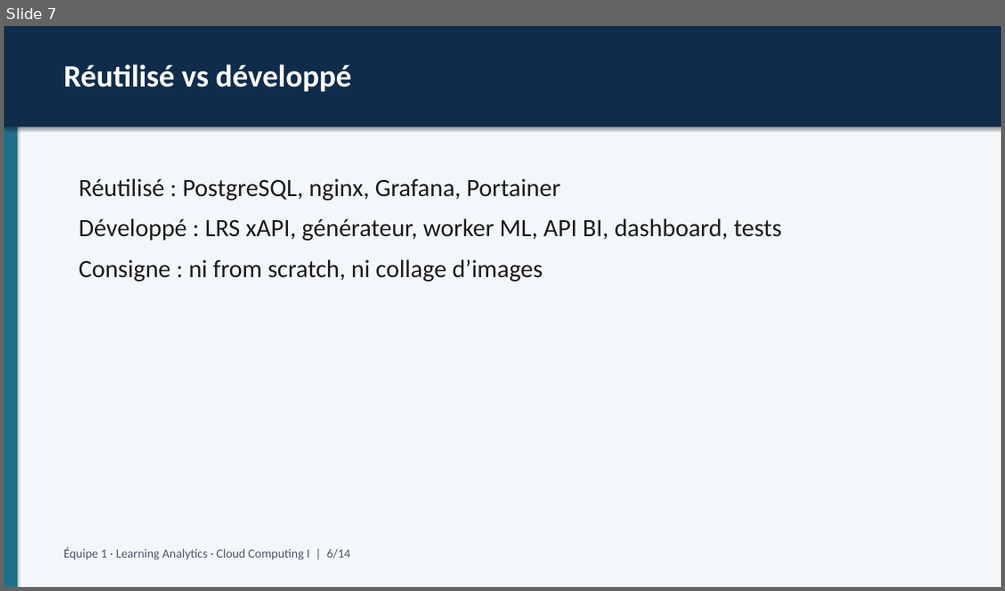
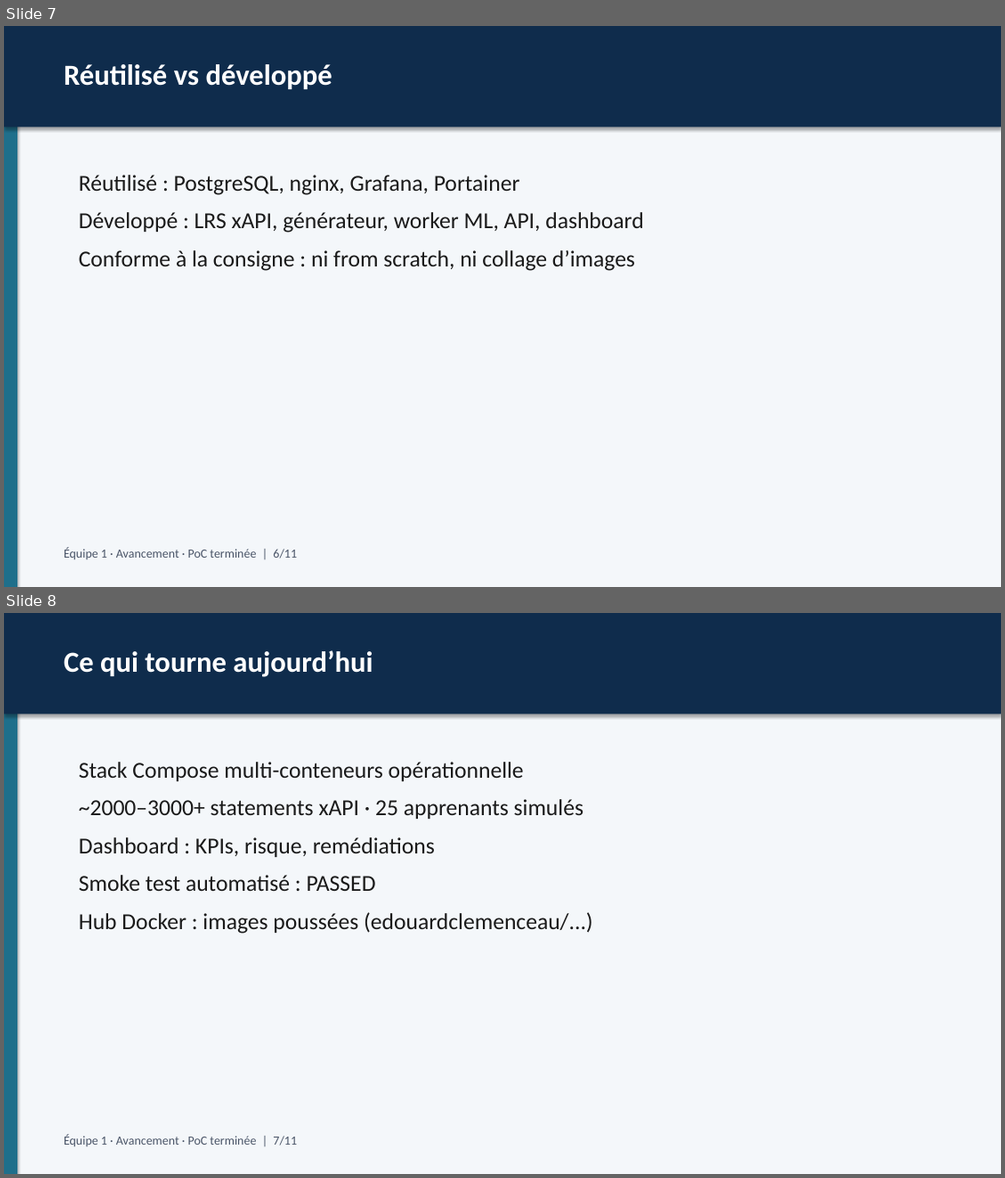
Before and after one commit to galaxie44/learning-analytics-educational-processes, a slide deck: docs/livrables/Presentation-Learning-Analytics.pptx. Shown one above the other, each under a label of ours: slide 7 before the commit, slides 7 and 8 after it. The pictures are 1005x591 and 1005x1178 pixels, drawn with LibreOffice and Linux fonts; fonts in the diff are those of the drawing. Boxes give left, top, right and bottom in pixels: in the first picture for what was removed or moved away, otherwise in the second. Text is boxed around its words. In the diff, an @@ line names an element or a change of style, - is before the commit and + after.

Commit message:
Add complete avancement presentation (PoC finished narrative).

```diff
--- a/docs/livrables/Presentation-Learning-Analytics.pptx
+++ b/docs/livrables/Presentation-Learning-Analytics.pptx
@@ slide 8 added at [4, 613, 1001, 1174], background #FFFFFF @@
@@ rectangle added at [4, 613, 1001, 1174], fill #F4F7FA @@
@@ rectangle added at [4, 613, 17, 1174], fill #1F6F8B @@
@@ rectangle added at [4, 613, 1001, 714], fill #0F2C4C @@
@@ text added at [64, 650, 372, 677], 28 pt, text #FFFFFF, bold @@
+Ce qui tourne aujourd’hui
@@ text added at [79, 762, 593, 933], 22 pt, text #1A1A1A @@
+Stack Compose multi-conteneurs opérationnelle
+~2000–3000+ statements xAPI · 25 apprenants simulés
+Dashboard : KPIs, risque, remédiations
+Smoke test automatisé : PASSED
+Hub Docker : images poussées (edouardclemenceau/...)
@@ text added at [64, 1134, 297, 1146], 12 pt, text #4A5568 @@
+Équipe 1 · Avancement · PoC terminée | 7/11
@@ slide 7 changed as well @@
@@ text "Réutilisé vs développé" at [64, 64, 332, 89]: size 30 to 28 pt @@
@@ text at [79, 175, 520, 195]: size 24 to 22 pt in "Réutilisé : PostgreSQL, nginx, Grafana, Portainer" @@
@@ text at [79, 212, 643, 271]: text changed; size 24 to 22 pt @@
-Développé : LRS xAPI, générateur, worker ML, API BI, dashboard, tests
-Consigne : ni from scratch, ni collage d’images
+Développé : LRS xAPI, générateur, worker ML, API, dashboard
+Conforme à la consigne : ni from scratch, ni collage d’images
@@ text at [64, 547, 297, 559]: text changed @@
-Équipe 1 · Learning Analytics · Cloud Computing I | 6/14
+Équipe 1 · Avancement · PoC terminée | 6/11
```
Also in this commit, not shown: 5 other slides changed, 5 other slides added, 9 slides removed, 3 other files.
